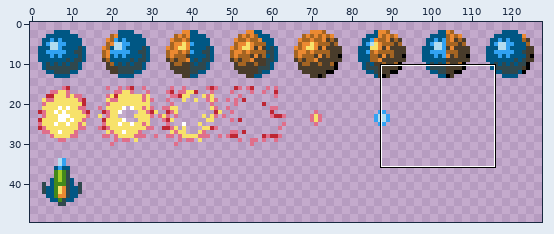
Two versions of one sprite sheet, examples/Shooter/data/sprites.png. The first picture is a wide view before the edit; the outline marks the close-up.
Close-up. Before:
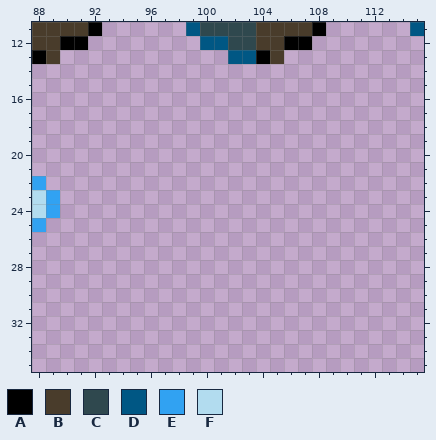
The file is 128x128 pixels. Shown: x 88..115, y 11..35. The wide view leaves out empty margins.
Palette (. is transparent): A #000000  B #493c2b  C #2f484e  D #005784  E #31a2f2  F #b2dcef
Pixels before, first column x 88:
11 BBBBA......DCCCCBBBBA......D
12 BBAA........DDCCBBAA........
13 AB............DDAB..........
14 ............................
15 ............................
16 ............................
17 ............................
18 ............................
19 ............................
20 ............................
21 ............................
22 E...........................
23 FE..........................
24 FE..........................
25 E...........................
New version:
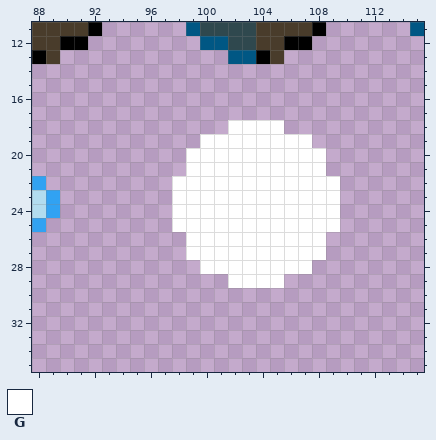
Colours new in this view: G #ffffff
Changes in this commit:
y 18: x 102..105 .... -> GGGG
y 19: x 100..107 ........ -> GGGGGGGG
y 20..21: x 99..108 .......... -> GGGGGGGGGG
y 22..25: x 98..109 ............ -> GGGGGGGGGGGG
y 26..27: x 99..108 .......... -> GGGGGGGGGG
y 28: x 100..107 ........ -> GGGGGGGG
y 29: x 102..105 .... -> GGGG
